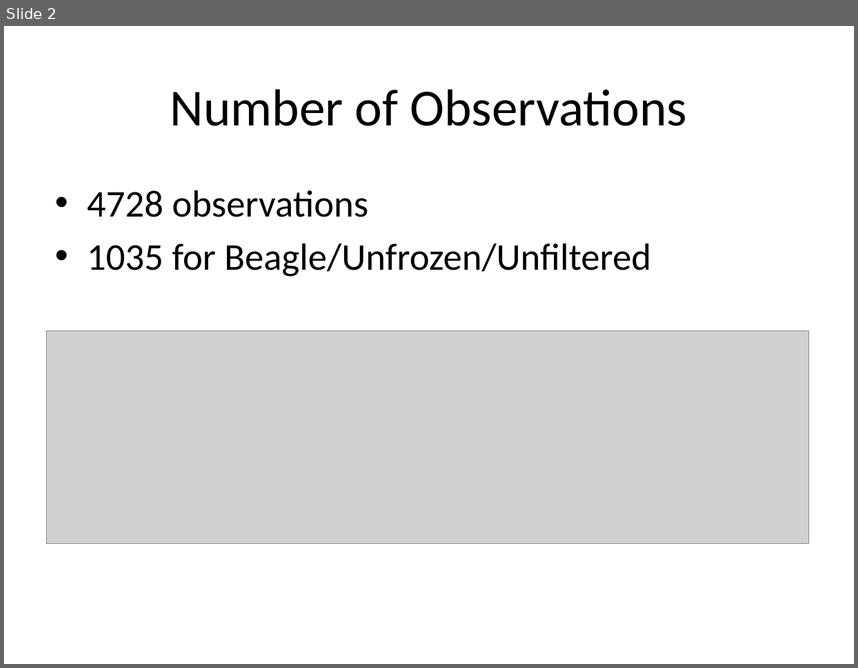
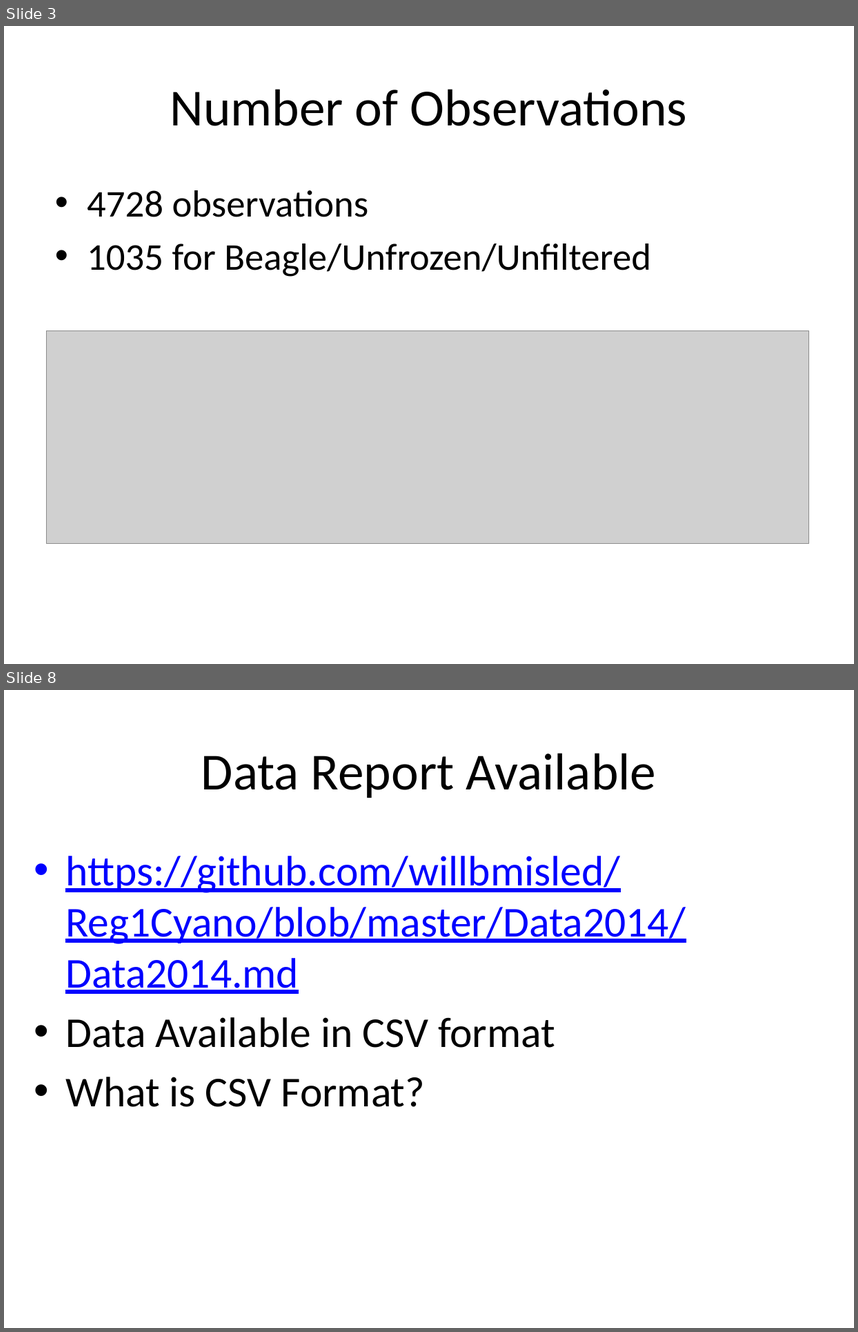
Before and after one commit to willbmisled/Reg1Cyano, a slide deck: Data2014/Analysis20150115.pptx. Shown one above the other, each under a label of ours: slide 2 before the commit, slides 3 and 8 after it; the slides between them are not shown. The pictures are 858x668 and 858x1332 pixels, drawn with LibreOffice and Linux fonts; fonts in the diff are those of the drawing; grey boxes stand for pictures. Boxes give left, top, right and bottom in pixels: in the first picture for what was removed or moved away, otherwise in the second. Text is boxed around its words. In the diff, an @@ line names an element or a change of style, - is before the commit and + after.

```diff
--- a/Data2014/Analysis20150115.pptx
+++ b/Data2014/Analysis20150115.pptx
@@ slide 8 added at (x1=4, y1=690, x2=854, y2=1328), background #FFFFFF @@
@@ title added at (x1=201, y1=753, x2=656, y2=798), 44 pt, text #000000 @@
+Data Report Available
@@ text added at (x1=65, y1=856, x2=686, y2=1107), 36 pt, text #0000FF, underline @@
+• https://github.com/willbmisled/Reg1Cyano/blob/master/Data2014/Data2014.md
+• Data Available in CSV format
+• What is CSV Format?
@@ what was slide 2 is now slide 3 @@
```
Also in this commit, not shown: 6 other slides added, 2 other files.
